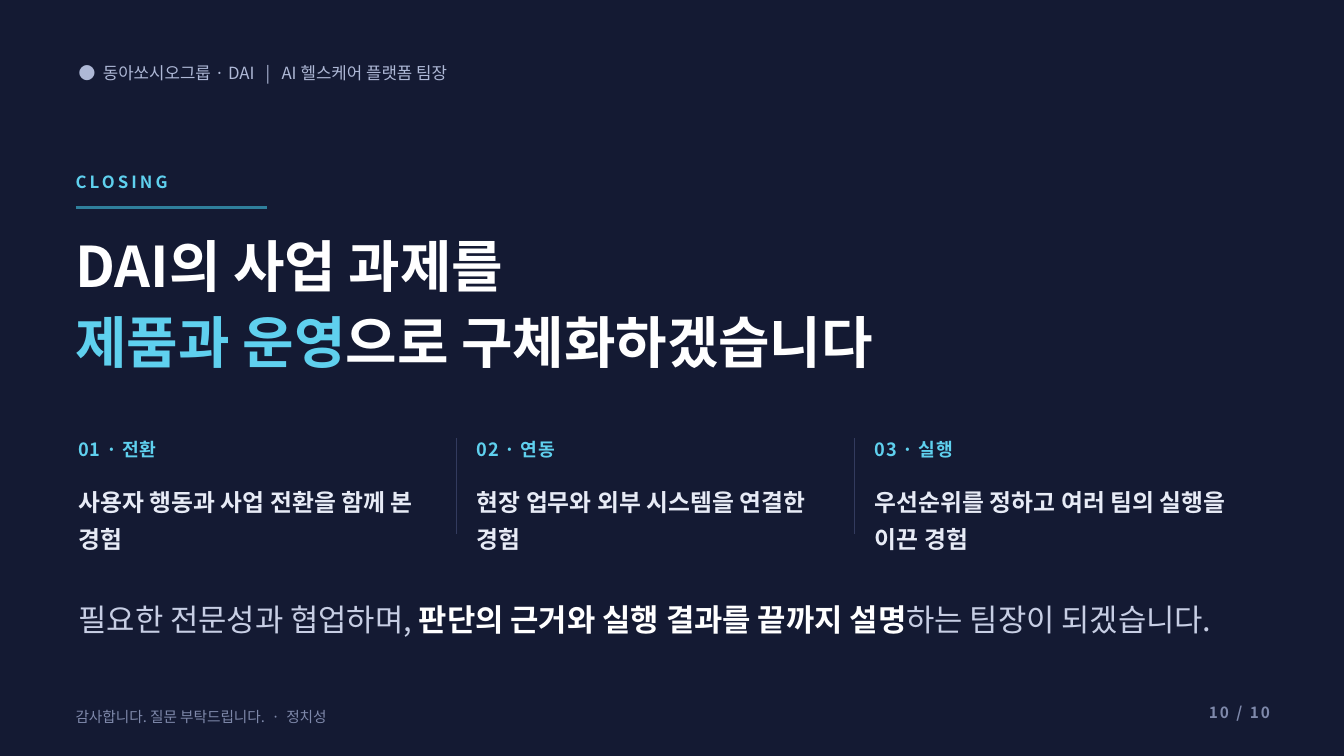
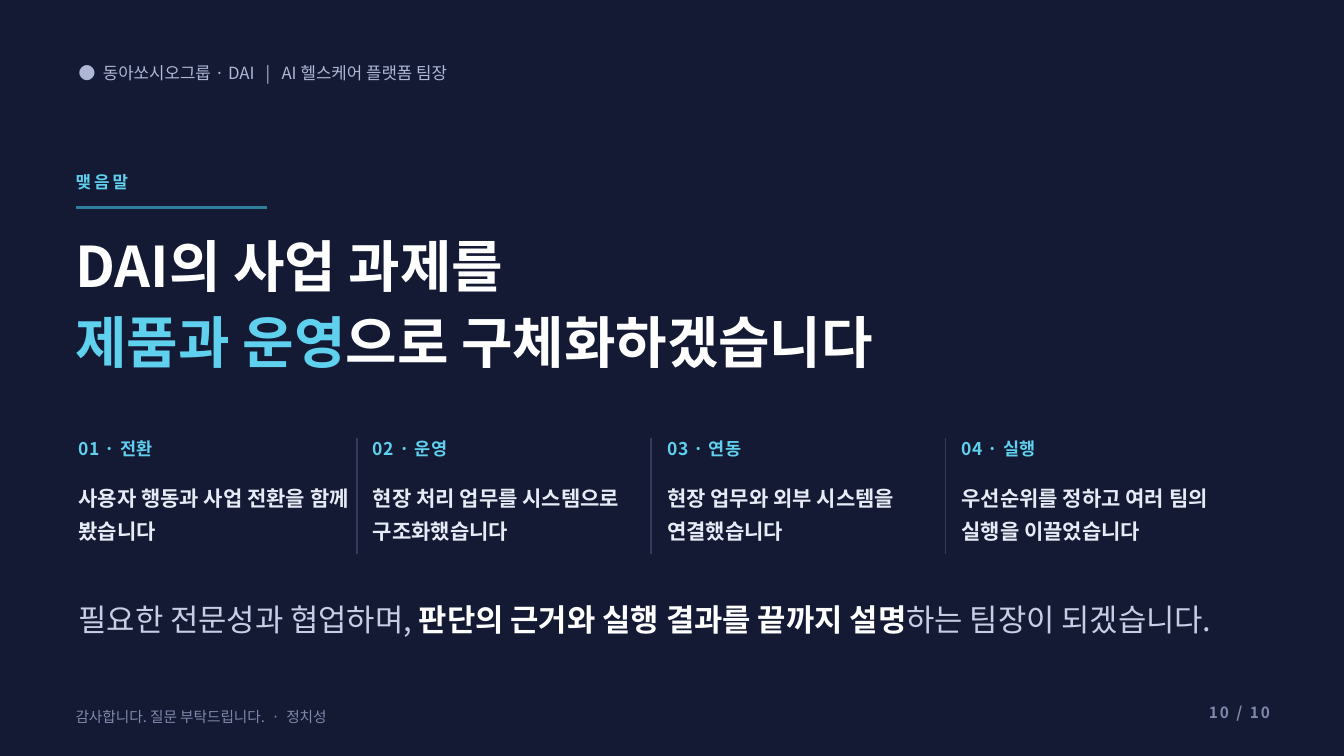
Before and after one commit to insightjung27/dai-healthcare-pt-deck-2, a slide deck: slide 10 of 정치성_DAI_AI헬스케어플랫폼팀장_면접PT.pptx. Drawn at 1344x756 pixels with LibreOffice and Linux fonts; fonts in the diff are those of the drawing. Boxes give left, top, right and bottom in pixels: in the first picture for what was removed or moved away, otherwise in the second. Text is boxed around its words. In the diff, an @@ line names an element or a change of style, - is before the commit and + after.

```diff
--- a/정치성_DAI_AI헬스케어플랫폼팀장_면접PT.pptx
+++ b/정치성_DAI_AI헬스케어플랫폼팀장_면접PT.pptx
@@ text at <box>76,174,128,190</box>: text changed @@
-CLOSING
+맺음말
@@ text "01 · 전환" at <box>79,440,153,457</box>: size 13 to 12.5 pt, letter spacing 0.5 to 0.4 pt @@
@@ elbow line moved from (457, 439) - (457, 534) to (357, 439) - (357, 555) @@
@@ text added at <box>373,440,448,457</box>, 12.5 pt, text #5FD0EE, bold @@
+02 · 운영
@@ elbow line added from (651, 439) to (651, 555), #333B5E 1 pt @@
@@ text at <box>667,440,742,457</box>: text changed; size 13 to 12.5 pt @@
-02 · 연동
+03 · 연동
@@ elbow line moved from (855, 439) - (855, 534) to (946, 439) - (946, 555) @@
@@ text at <box>962,440,1036,457</box>: text changed; size 13 to 12.5 pt @@
-03 · 실행
+04 · 실행
@@ text at <box>79,488,349,541</box>: text changed; size 17 to 15 pt @@
-사용자 행동과 사업 전환을 함께 본 경험
+사용자 행동과 사업 전환을 함께 봤습니다
@@ text added at <box>373,488,619,541</box>, 15 pt, text #E7EBF6, bold @@
+현장 처리 업무를 시스템으로 구조화했습니다
@@ text at <box>667,488,894,541</box>: text changed; size 17 to 15 pt @@
-현장 업무와 외부 시스템을 연결한 경험
+현장 업무와 외부 시스템을 연결했습니다
@@ text at <box>962,488,1208,541</box>: text changed; size 17 to 15 pt @@
-우선순위를 정하고 여러 팀의 실행을 이끈 경험
+우선순위를 정하고 여러 팀의 실행을 이끌었습니다
```
Also in this commit, not shown: 3 other slides changed, 3 other files.
